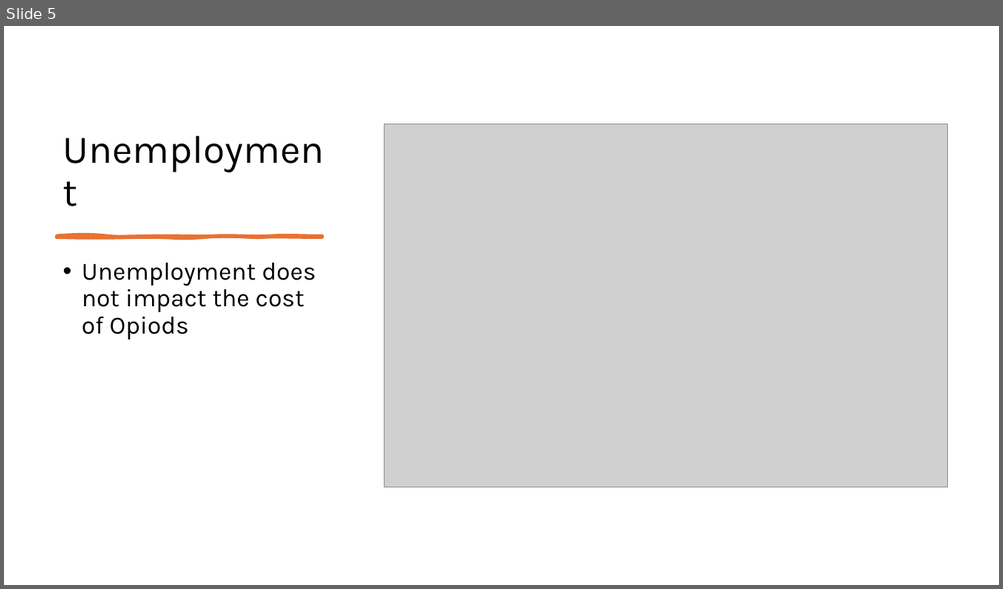
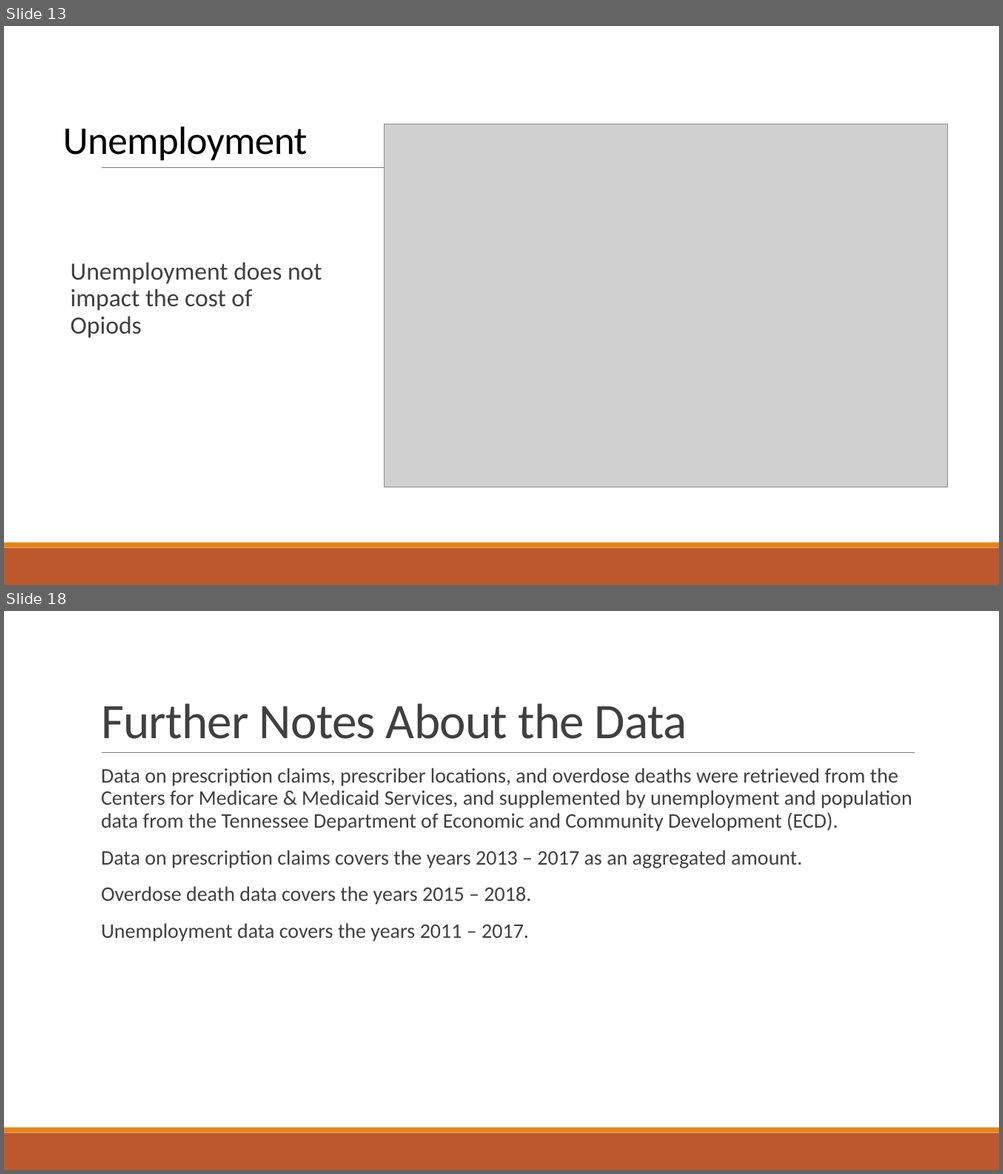
Before and after one commit to NSS-Full-Time-Data-Analytics-17/prescription-revisted-atlantis, a slide deck: Prescrider.pptx. Shown one above the other, each under a label of ours: slide 5 before the commit, slides 13 and 18 after it; the slides between them are not shown. The pictures are 1003x589 and 1003x1174 pixels, drawn with LibreOffice and Linux fonts; fonts in the diff are those of the drawing; grey boxes stand for pictures. Boxes give left, top, right and bottom in pixels: in the first picture for what was removed or moved away, otherwise in the second. Text is boxed around its words. In the diff, an @@ line names an element or a change of style, - is before the commit and + after.

```diff
--- a/Prescrider.pptx
+++ b/Prescrider.pptx
@@ slide 18 added at (x1=4, y1=611, x2=999, y2=1170), background #FFFFFF; not listed: 3 template elements that a slide beside it also shows @@
@@ title added at (x1=101, y1=703, x2=687, y2=739), 48 pt, text #404040 @@
+Further Notes About the Data
@@ text added at (x1=101, y1=768, x2=912, y2=942), 20 pt, text #404040 @@
+  Data on prescription claims, prescriber locations, and overdose deaths were retrieved from the Centers for Medicare & Medicaid Services, and supplemented by unemployment and population data from the Tennessee Department of Economic and Community Development (ECD).
+  Data on prescription claims covers the years 2013 – 2017 as an aggregated amount.
+  Overdose death data covers the years 2015 – 2018.
+  Unemployment data covers the years 2011 – 2017.
@@ what was slide 5 is now slide 13 @@
@@ slide 13 changed as well @@
@@ title "Unemployment" at (x1=63, y1=127, x2=307, y2=161): font Karla to Calibri, letter spacing 0 to -0.5 pt; line spacing 0.9 to 0.85 @@
@@ line added from (102, 168) to (915, 168), #808080 0.5 pt @@
@@ freeform shape removed at (x1=57, y1=235, x2=322, y2=237) @@
@@ text "Unemployment does not impact the ..." at (x1=71, y1=262, x2=322, y2=338): font Karla to Calibri, text colour #000000 to #404040; bullet • to  ; more space between paragraphs @@
@@ rectangle added at (x1=4, y1=548, x2=999, y2=585), fill #BD582C @@
@@ rectangle added at (x1=4, y1=543, x2=999, y2=548), fill #E48312 @@
```
Also in this commit, not shown: 3 other slides changed, 13 other slides added, 1 slide removed.
